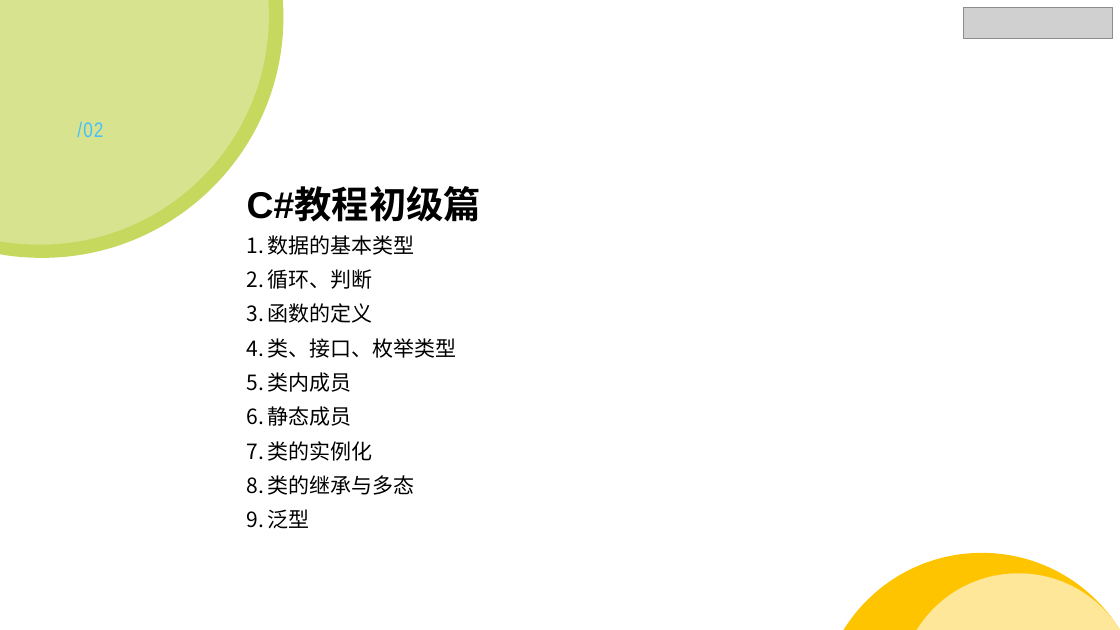
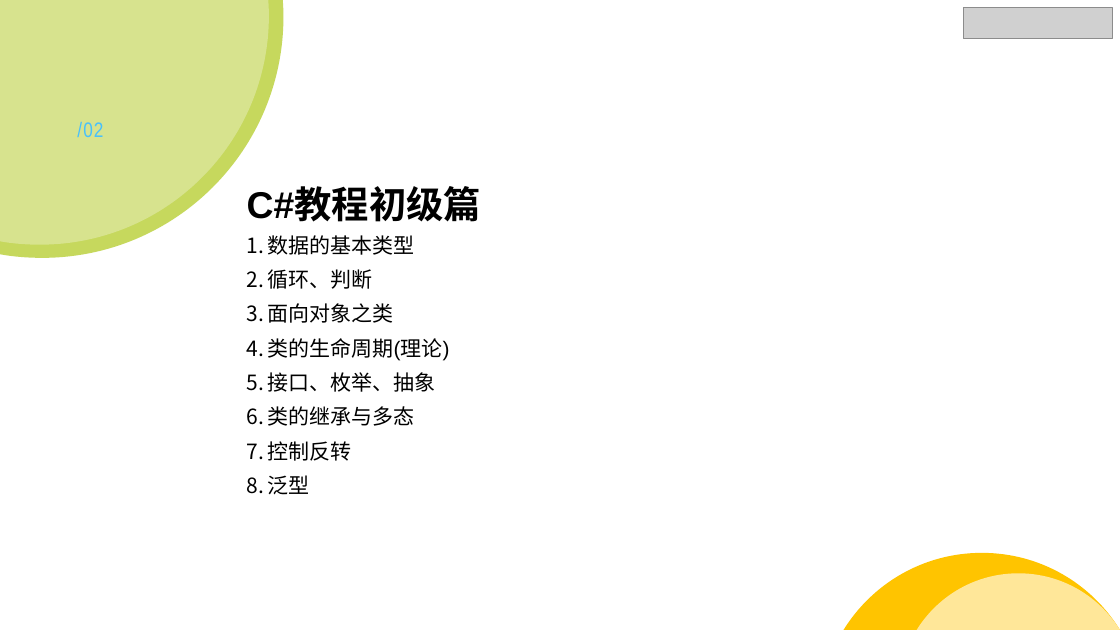
Before and after one commit to StevenEco/.NetCoreGuide, a slide deck: slide 6 of PPT/Microsoft Lesson.pptx. Drawn at 1120x630 pixels with LibreOffice and Linux fonts; fonts in the diff are those of the drawing; grey boxes stand for pictures. Boxes give left, top, right and bottom in pixels: in the first picture for what was removed or moved away, otherwise in the second. Text is boxed around its words. In the diff, an @@ line names an element or a change of style, - is before the commit and + after.

```diff
--- a/PPT/Microsoft Lesson.pptx
+++ b/PPT/Microsoft Lesson.pptx
@@ text at (268, 303, 450, 392): text changed @@
-3. 函数的定义
-4. 类、接口、枚举类型
-5. 类内成员
-6. 静态成员
-7. 类的实例化
+3. 面向对象之类
+4. 类的生命周期(理论)
+5. 接口、枚举、抽象
@@ text at (268, 441, 352, 461): paragraph added @@
+7. 控制反转
```
Also in this commit, not shown: 1 other slide changed, 9 slides added, 50 other files.
